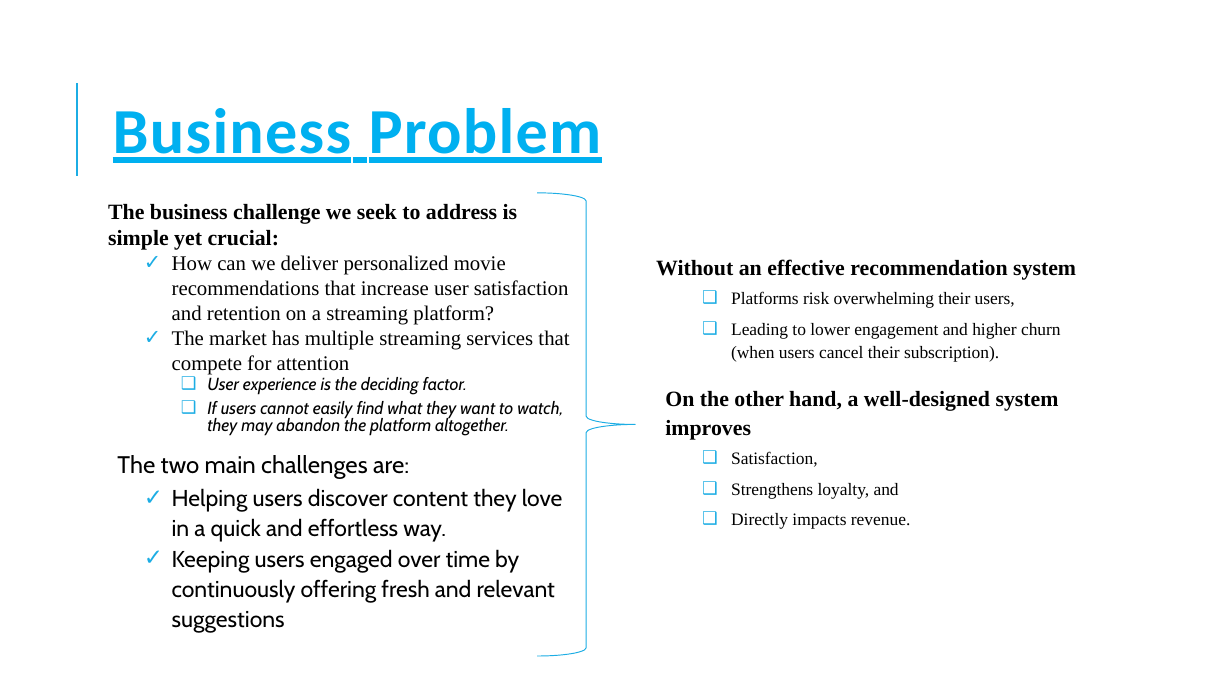
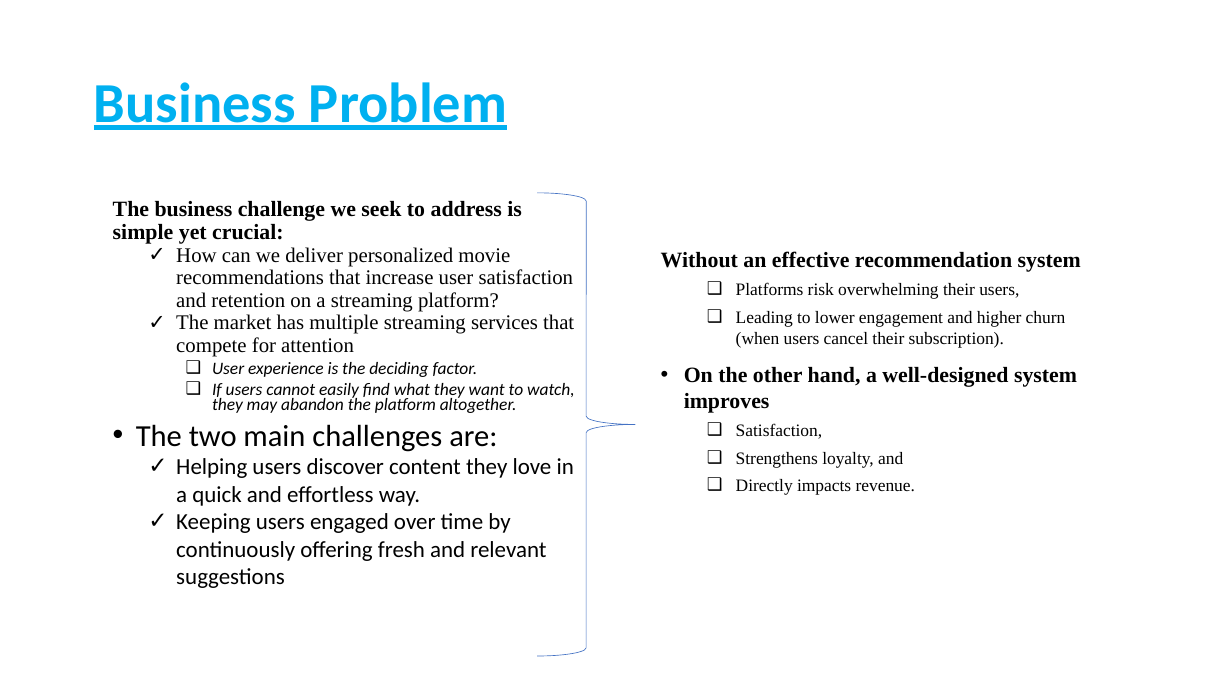
Before and after one commit to H-Rumenya/Group_2_P4_Project, a slide deck: slide 3 of Non-Technical Presentation.pptx. Drawn at 1232x693 pixels with LibreOffice and Linux fonts; fonts in the diff are those of the drawing. Boxes give left, top, right and bottom in pixels: in the first picture for what was removed or moved away, otherwise in the second. Text is boxed around its words. In the diff, an @@ line names an element or a change of style, - is before the commit and + after.

```diff
--- a/Non-Technical Presentation.pptx
+++ b/Non-Technical Presentation.pptx
@@ title "Business Problem": place and size @@
-title "Business Problem" at [113, 108, 602, 163]
+title "Business Problem" at [94, 82, 507, 130]
@@ title "Business Problem" at [94, 82, 507, 130]: size 50 to 44 pt, letter spacing 1 to 0 pt; line spacing 0.8 to 0.9 @@
@@ line removed from (77, 176) to (77, 83) @@
@@ text "The business challenge we seek ..." at [113, 201, 575, 588]: font Cabin to Calibri in "User experience is the deciding factor.", "If users cannot easily find what they ...", "The two main challenges are:", "Helping users discover content they love in ..." and 1 more places; size 18.7 to 23.8 pt in "The two main challenges are:"; line spacing 1 to 0.9; line spacing 0.8 to 0.7; less space between paragraphs; bullet   to •; line spacing 1.1 to 1 @@
@@ right brace at [537, 193, 635, 656]: outline #1CADE4 0.75 pt to #4472C4 0.5 pt @@
@@ text "Without an effective recommendation system" at [661, 251, 1081, 495]: line spacing 1.1 to 1; less space between paragraphs; bullet   to • @@
```
Also in this commit, not shown: 6 other slides changed, 4 slides added, 1 slide removed.
